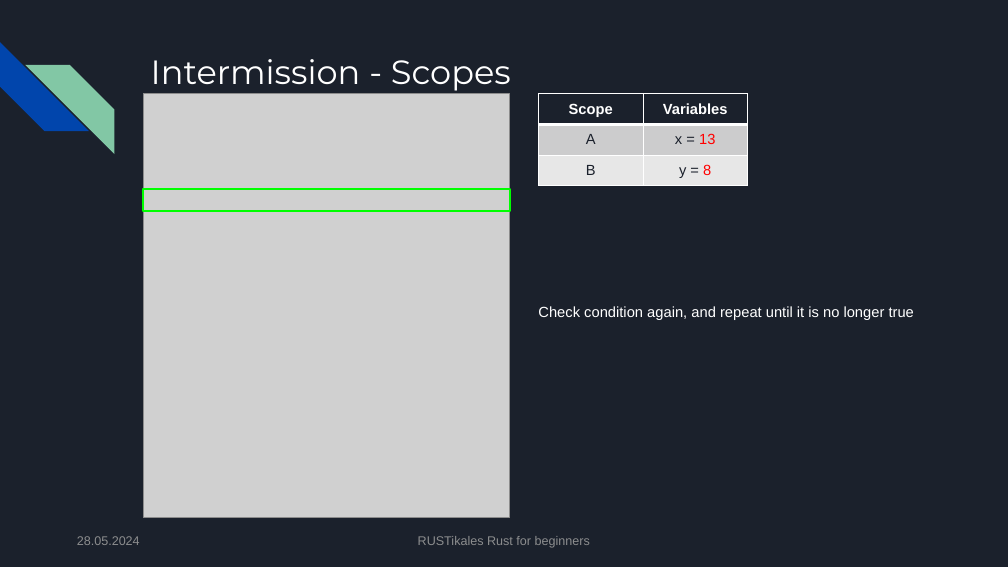
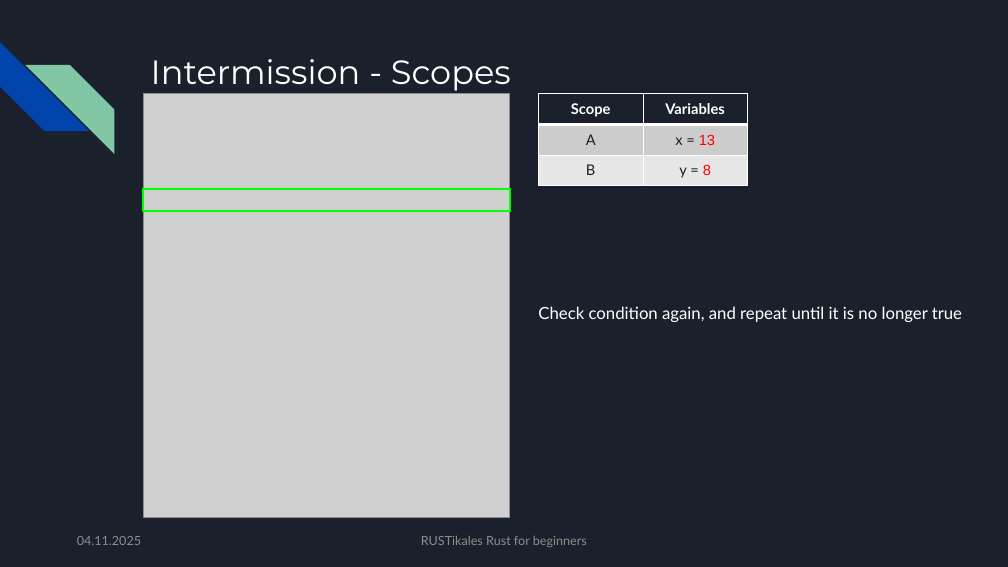
Before and after one commit to pfhaupt/progkurs, a slide deck: slide 108 of rust-beginner/04 - loop, while, for/04 - original.pptx. Drawn at 1008x567 pixels with LibreOffice and Linux fonts; fonts in the diff are those of the drawing; grey boxes stand for pictures. Boxes give left, top, right and bottom in pixels: in the first picture for what was removed or moved away, otherwise in the second. Text is boxed around its words. In the diff, an @@ line names an element or a change of style, - is before the commit and + after.

Commit message:
[R-B-04] Update slides
- Add section about `break` and `continue`
- Increase font size
- Instead of mixing Arial and Lato, we're now only using Lato as a text font

```diff
--- a/rust-beginner/04 - loop, while, for/04 - original.pptx
+++ b/rust-beginner/04 - loop, while, for/04 - original.pptx
@@ table at (x1=538, y1=94, x2=747, y2=187) @@
@@ font Arial to Lato in "Scope", "Variables", "A", "x =" and 2 more places @@
@@ text "Check condition again, and repeat ..." at (x1=538, y1=306, x2=962, y2=322): size 14 to 16 pt, font Arial to Lato @@
@@ text at (x1=77, y1=536, x2=141, y2=545): text changed; font Arial to Lato @@
-28.05.2024
+04.11.2025
@@ text "RUSTikales Rust for beginners" at (x1=421, y1=536, x2=587, y2=547): font Arial to Lato @@
```
Also in this commit, not shown: 176 other slides changed, 28 slides added, 1 slide removed, 1 other file.
